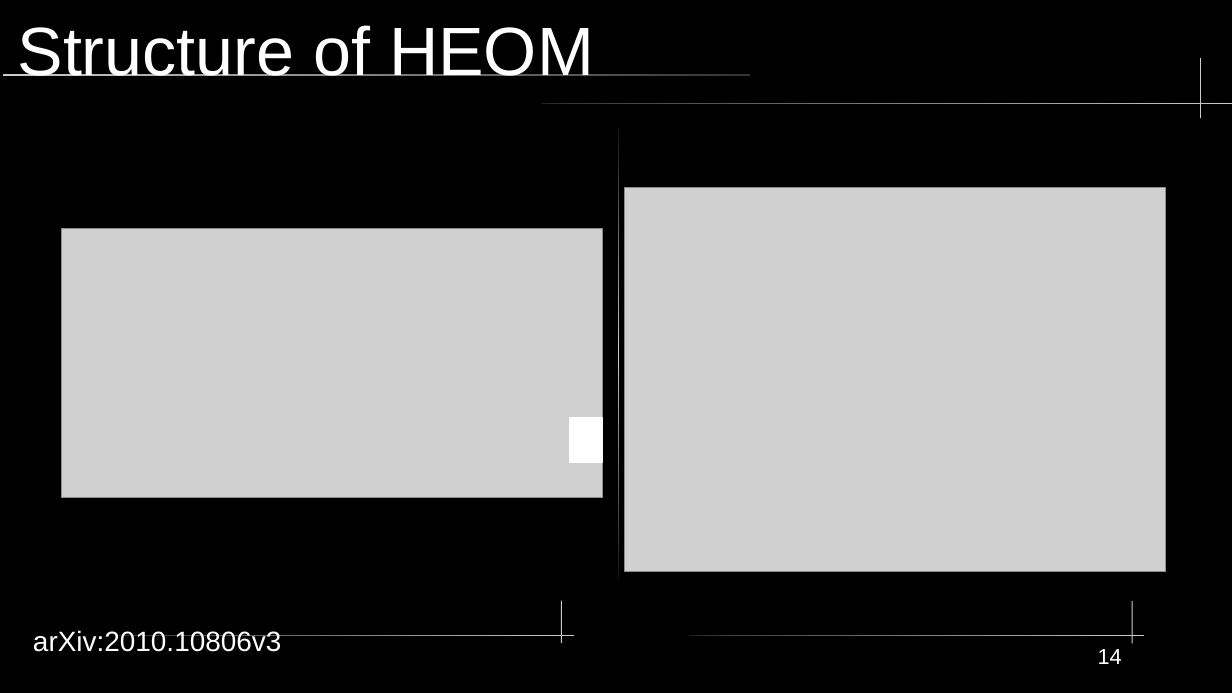
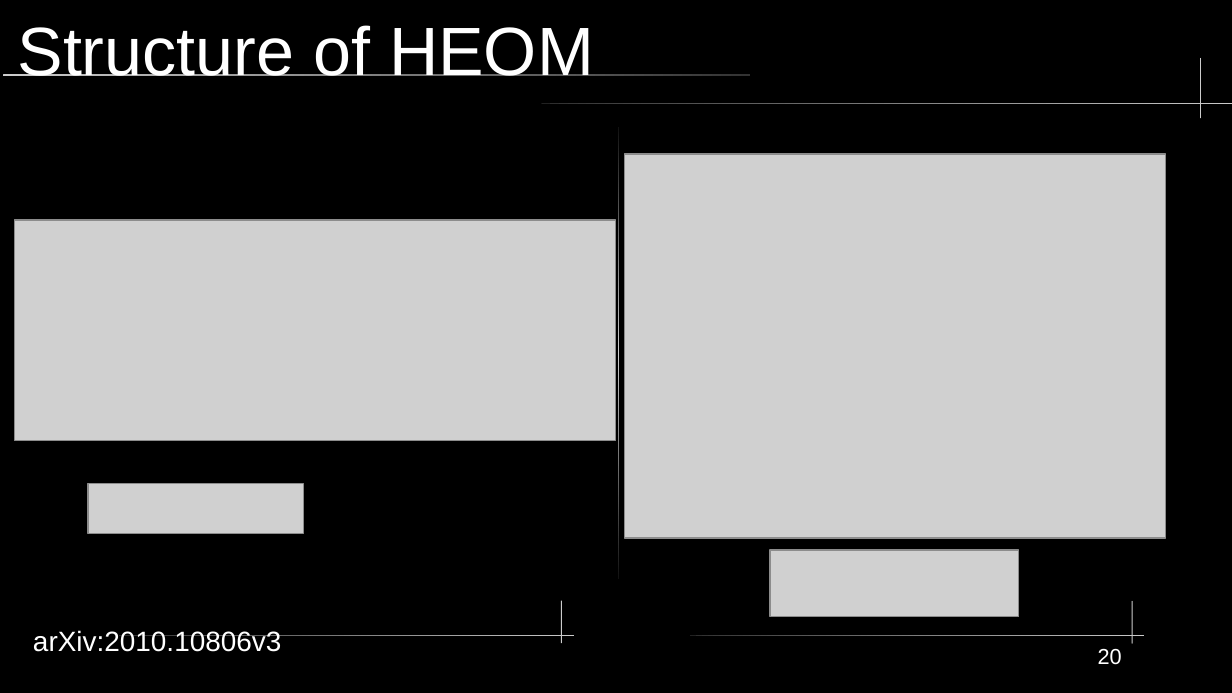
Before and after one commit to SanderStammbach/Sanders-Studium, a slide deck: slide 20 of vortrag1-heom/Powerpoint.odp (slide 14 before the commit). Drawn at 1232x693 pixels with LibreOffice and Linux fonts; fonts in the diff are those of the drawing; grey boxes stand for pictures. Boxes give left, top, right and bottom in pixels: in the first picture for what was removed or moved away, otherwise in the second. Text is boxed around its words. In the diff, an @@ line names an element or a change of style, - is before the commit and + after.

```diff
--- a/vortrag1-heom/Powerpoint.odp
+++ b/vortrag1-heom/Powerpoint.odp
@@ picture: place and size @@
-picture at (625, 188, 1166, 572)
+picture at (625, 154, 1166, 539)
@@ picture: place and size @@
-picture at (61, 229, 603, 497)
+picture at (15, 220, 617, 440)
@@ rectangle removed at (570, 418, 604, 462) @@
@@ picture added at (88, 484, 304, 533) @@
@@ picture added at (770, 550, 1020, 617) @@
@@ page number at (1098, 649, 1122, 665): text changed @@
-14
+20
```
Also in this commit, not shown: 8 other slides changed, 11 slides added, 2 slides removed, 1 other file.
